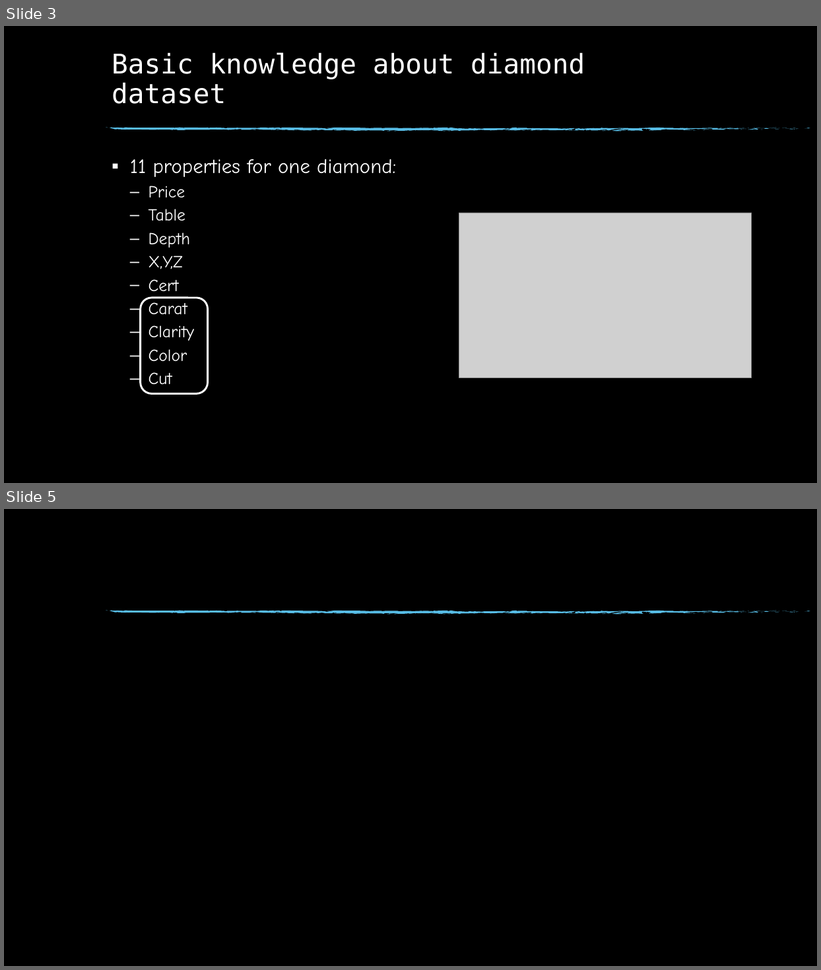
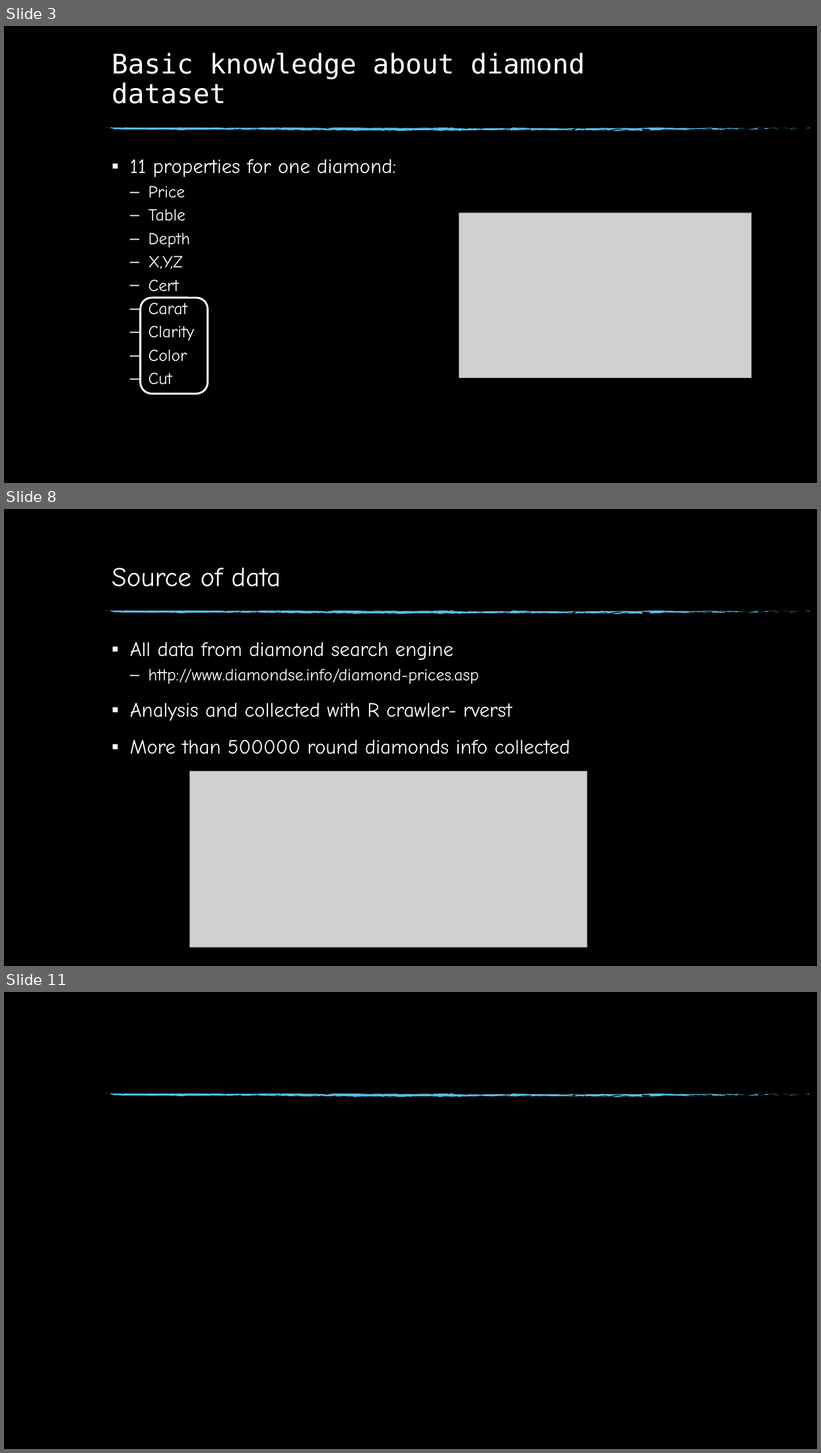
Before and after one commit to git874997967/graduate, a slide deck: diamonds.pptx. Shown one above the other, each under a label of ours: slides 3 and 5 before the commit, slides 3, 8 and 11 after it; the slides between them are not shown. The pictures are 821x970 and 821x1453 pixels, drawn with LibreOffice and Linux fonts; fonts in the diff are those of the drawing; grey boxes stand for pictures; background and template pictures are left out. Boxes give left, top, right and bottom in pixels: in the first picture for what was removed or moved away, otherwise in the second. Text is boxed around its words. In the diff, an @@ line names an element or a change of style, - is before the commit and + after.

```diff
--- a/diamonds.pptx
+++ b/diamonds.pptx
@@ slide 8 added at (4,509,817,966), background picture (left out); not listed: 74 template elements that a slide beside it also shows @@
@@ title added at (112,568,281,587), 32 pt, text #FFFFFF @@
+Source of data
@@ text added at (130,642,570,755), 24 pt, text #FFFFFF @@
+▪ All data from diamond search engine
+  – http://www.diamondse.info/diamond-prices.asp
+▪ Analysis and collected with R crawler- rverst
+▪ More than 500000 round diamonds info collected
@@ picture added at (189,771,587,948) @@
@@ what was slide 5 is now slide 11 @@
```
Also in this commit, not shown: 2 slides changed, 5 other slides added, 1 other file.
